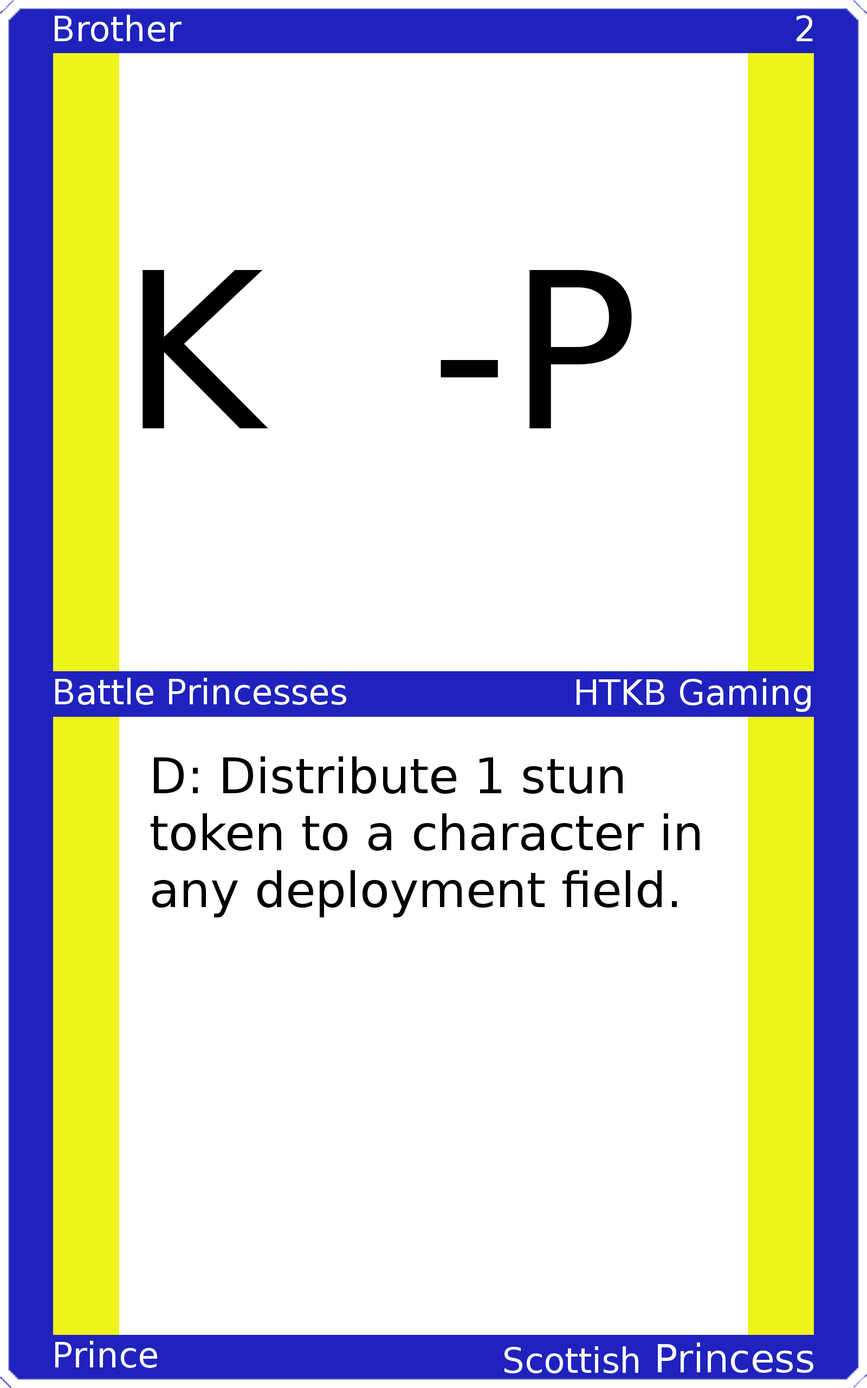
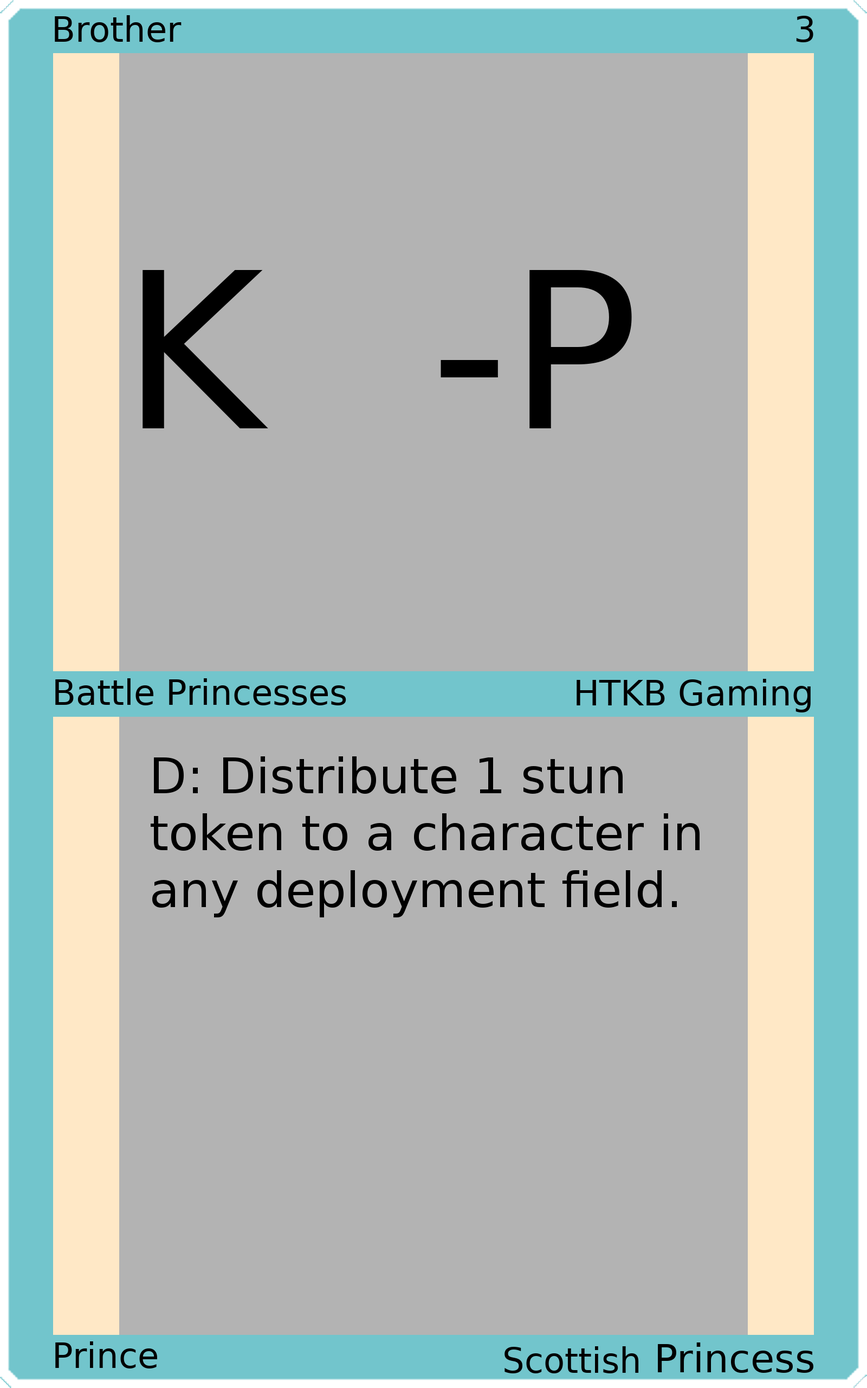
Layer changes from the first 867 x 1388 image to the second:
painted on "Upper Left" over [left=54, top=14, right=182, bottom=43]
painted on "Upper Right" over [left=796, top=15, right=814, bottom=43]
painted on "Mid Left" over [left=55, top=677, right=347, bottom=706]
painted on "Mid Right" over [left=576, top=678, right=811, bottom=713]
painted on "Bottom Left" over [left=55, top=1340, right=158, bottom=1369]
painted on "Bottom Right" over [left=504, top=1342, right=814, bottom=1373]
painted on "Border" over [left=0, top=0, right=867, bottom=1388]
painted on "Top Background" over [left=119, top=52, right=748, bottom=673]
painted on "Bottom Background" over [left=119, top=715, right=748, bottom=1336]
painted on "Background" over [left=35, top=35, right=832, bottom=1352]
